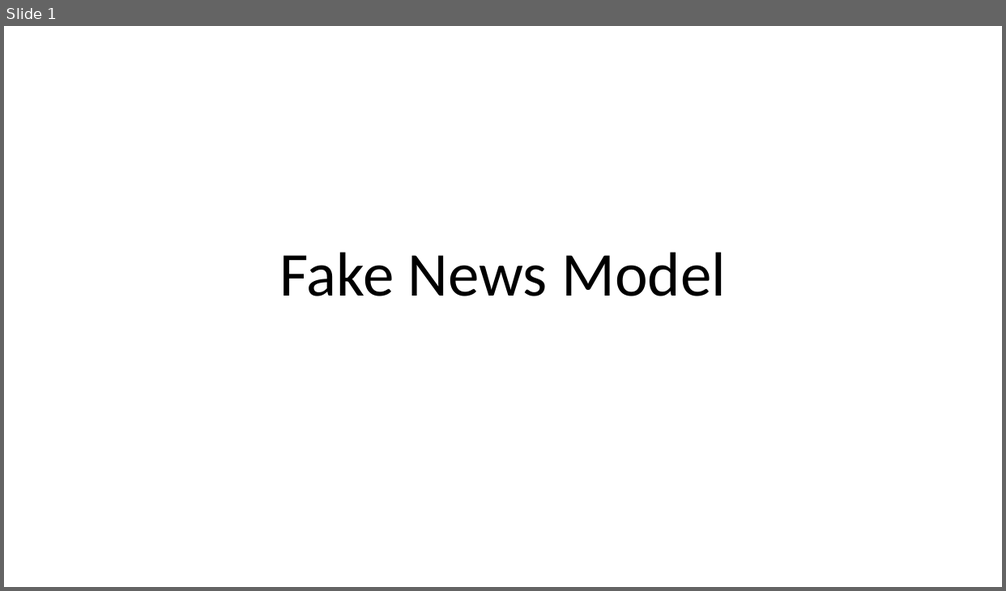
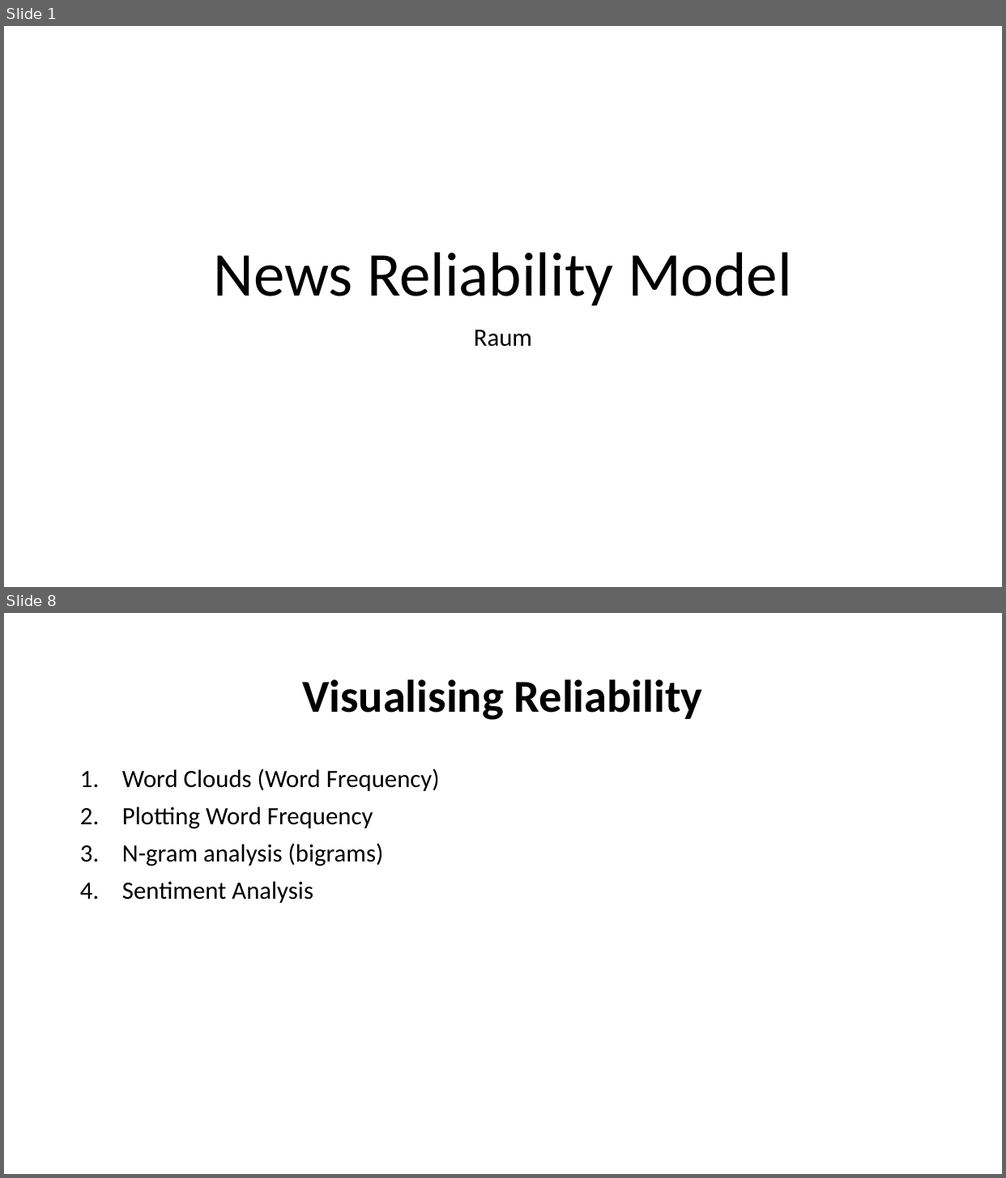
Before and after one commit to raum30/fake-news, a slide deck: presentation.pptx. Shown one above the other, each under a label of ours: slide 1 before the commit, slides 1 and 8 after it; the slides between them are not shown. The pictures are 1006x591 and 1006x1178 pixels, drawn with LibreOffice and Linux fonts; fonts in the diff are those of the drawing. Boxes give left, top, right and bottom in pixels: in the first picture for what was removed or moved away, otherwise in the second. Text is boxed around its words. In the diff, an @@ line names an element or a change of style, - is before the commit and + after.

```diff
--- a/presentation.pptx
+++ b/presentation.pptx
@@ slide 8 added at <box>4,613,1002,1174</box>, background #FFFFFF @@
@@ title added at <box>302,679,703,720</box>, 44 pt, text #000000, bold @@
+Visualising Reliability
@@ text added at <box>122,769,440,903</box>, 24 pt, text #000000 @@
+1. Word Clouds (Word Frequency)
+2. Plotting Word Frequency
+3. N-gram analysis (bigrams)
+4. Sentiment Analysis
@@ slide 1 changed as well @@
@@ title at <box>213,252,792,306</box>: text changed @@
-Fake News Model
+News Reliability Model
@@ subtitle added at <box>474,330,532,347</box>, 24 pt, text #000000 @@
+Raum
```
Also in this commit, not shown: 23 other slides added, 1 slide removed, 1 other file.
